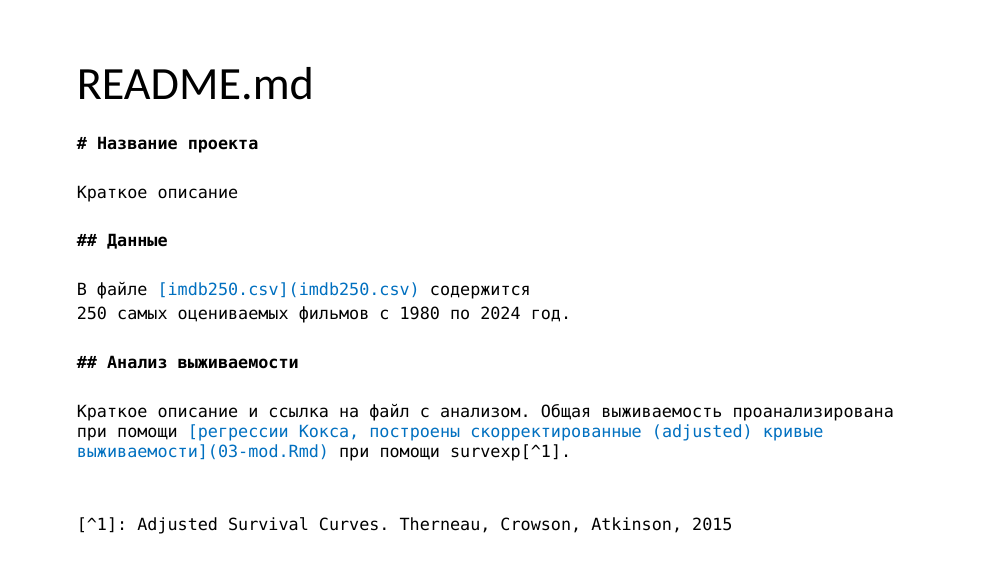
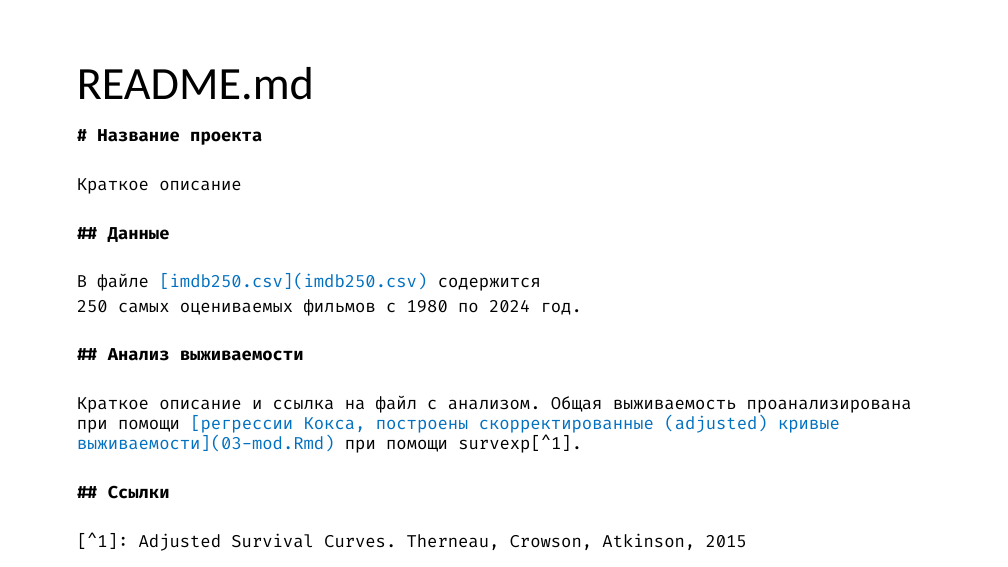
Before and after one commit to yoursdearboy/git-101, a slide deck: slide 65 of slides.pptx (slide 54 before the commit). Drawn at 1008x567 pixels with LibreOffice and Linux fonts; fonts in the diff are those of the drawing. Boxes give left, top, right and bottom in pixels: in the first picture for what was removed or moved away, otherwise in the second. Text is boxed around its words. In the diff, an @@ line names an element or a change of style, - is before the commit and + after.

```diff
--- a/slides.pptx
+++ b/slides.pptx
@@ text "# Название проекта": place and size @@
-text "# Название проекта" at (77, 136, 894, 534)
+text "# Название проекта" at (77, 129, 912, 551)
@@ text at (77, 129, 912, 551): font DejaVu Sans Mono to Fira Code @@
@@ text at (108, 485, 170, 499): paragraph added @@
+## Ссылки
```
Also in this commit, not shown: 36 other slides changed, 20 slides added, 11 slides removed, 2 other files.
